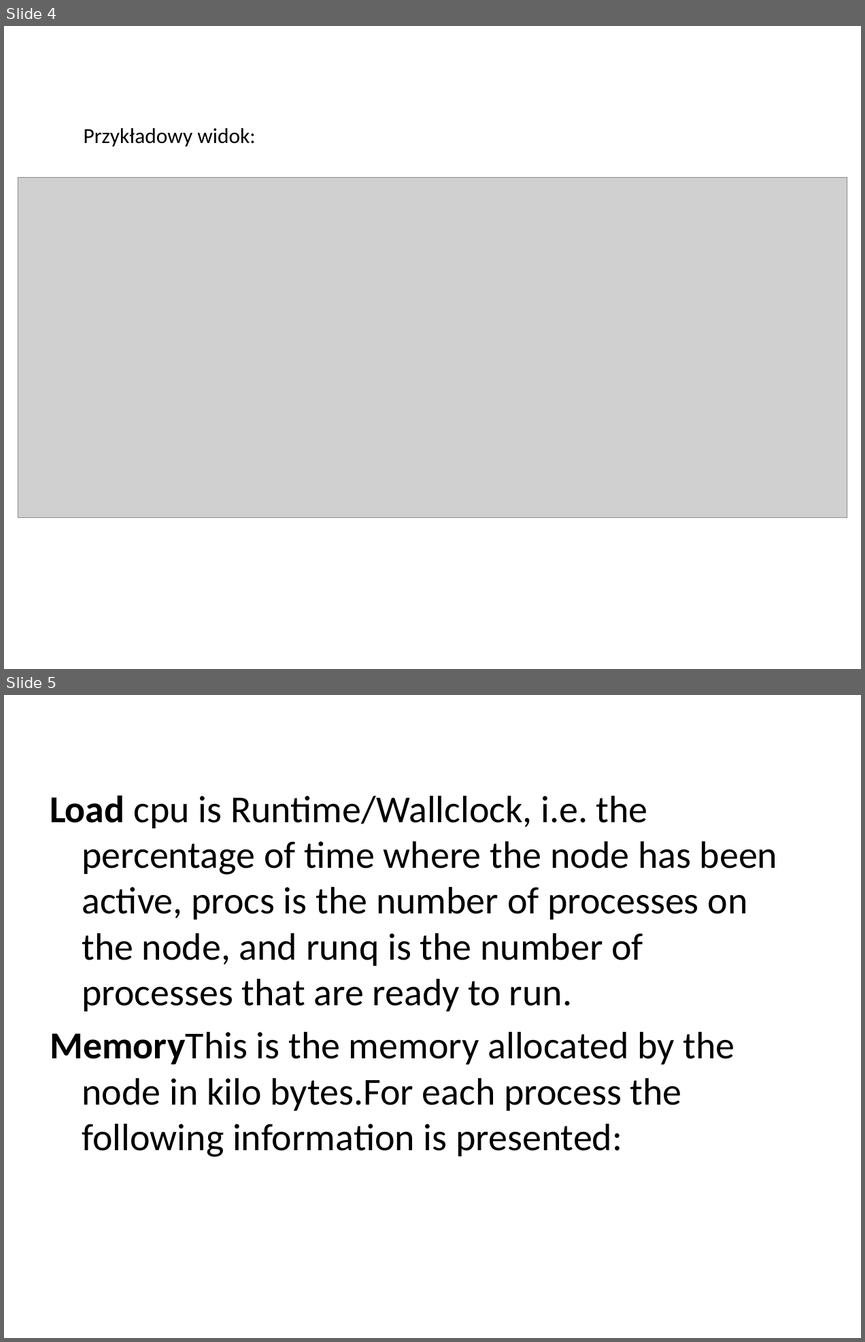
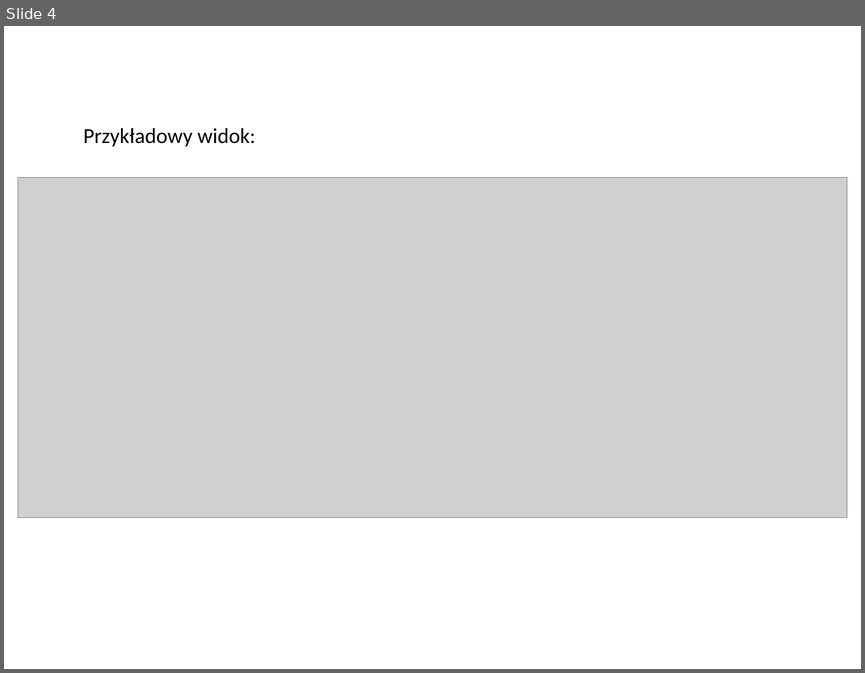
Before and after one commit to jakmak24/etopProjekt, a slide deck: Prezentacja.pptx. Shown one above the other, each under a label of ours: slides 4 and 5 before the commit, slide 4 after it. The pictures are 865x1342 and 865x673 pixels, drawn with LibreOffice and Linux fonts; fonts in the diff are those of the drawing; grey boxes stand for pictures. Boxes give left, top, right and bottom in pixels: in the first picture for what was removed or moved away, otherwise in the second. Text is boxed around its words. In the diff, an @@ line names an element or a change of style, - is before the commit and + after.

```diff
--- a/Prezentacja.pptx
+++ b/Prezentacja.pptx
@@ slide 5 removed at [4,695,861,1338], background #FFFFFF @@
@@ text removed at [50,795,778,1157] @@
-Load cpu is Runtime/Wallclock, i.e. the percentage of time where the node has been active, procs is the number of processes on the node, and runq is the number of processes that are ready to run.
-MemoryThis is the memory allocated by the node in kilo bytes.For each process the following information is presented:
```
Also in this commit, not shown: 2 slides added, 1 other slide removed, 2 other files.
